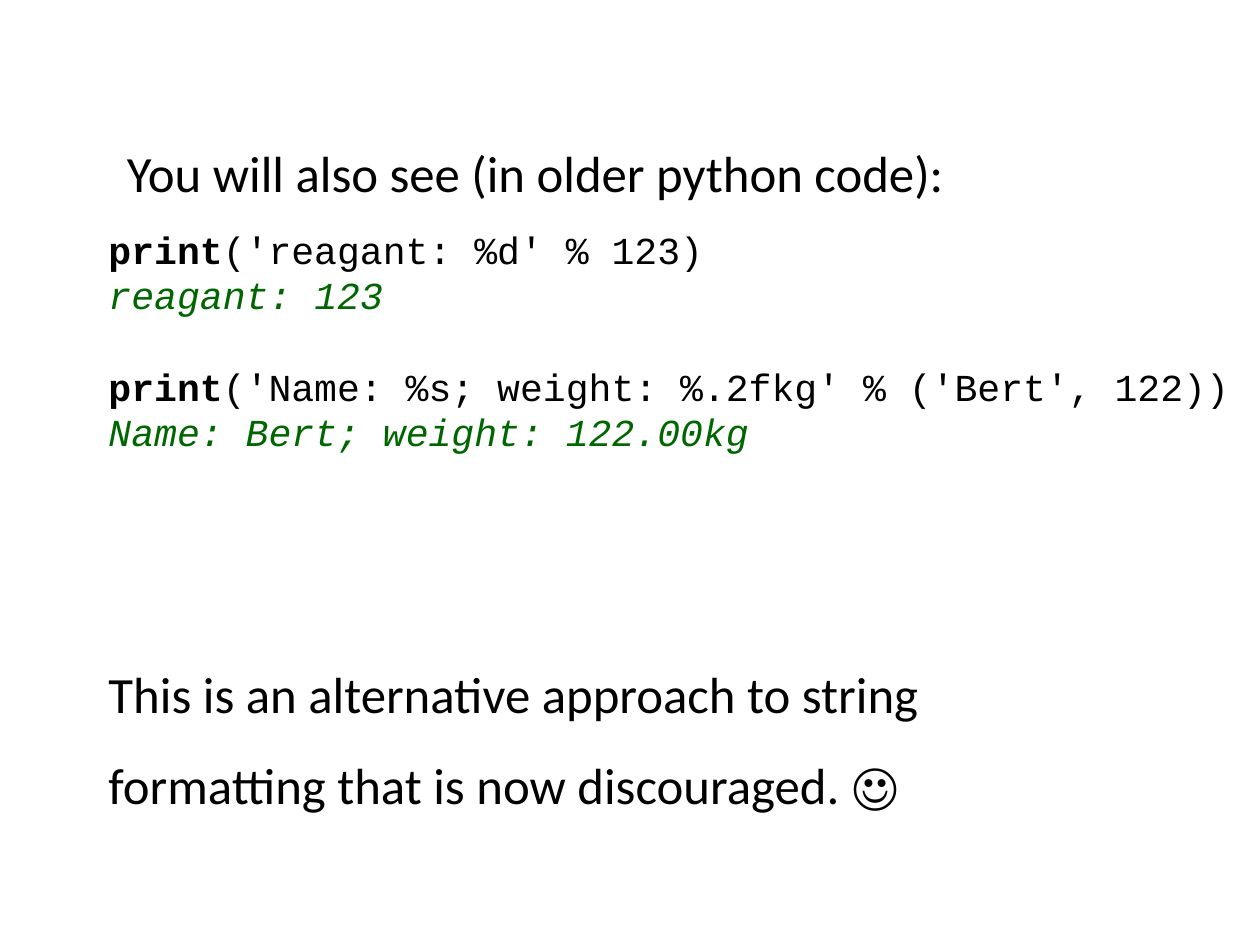
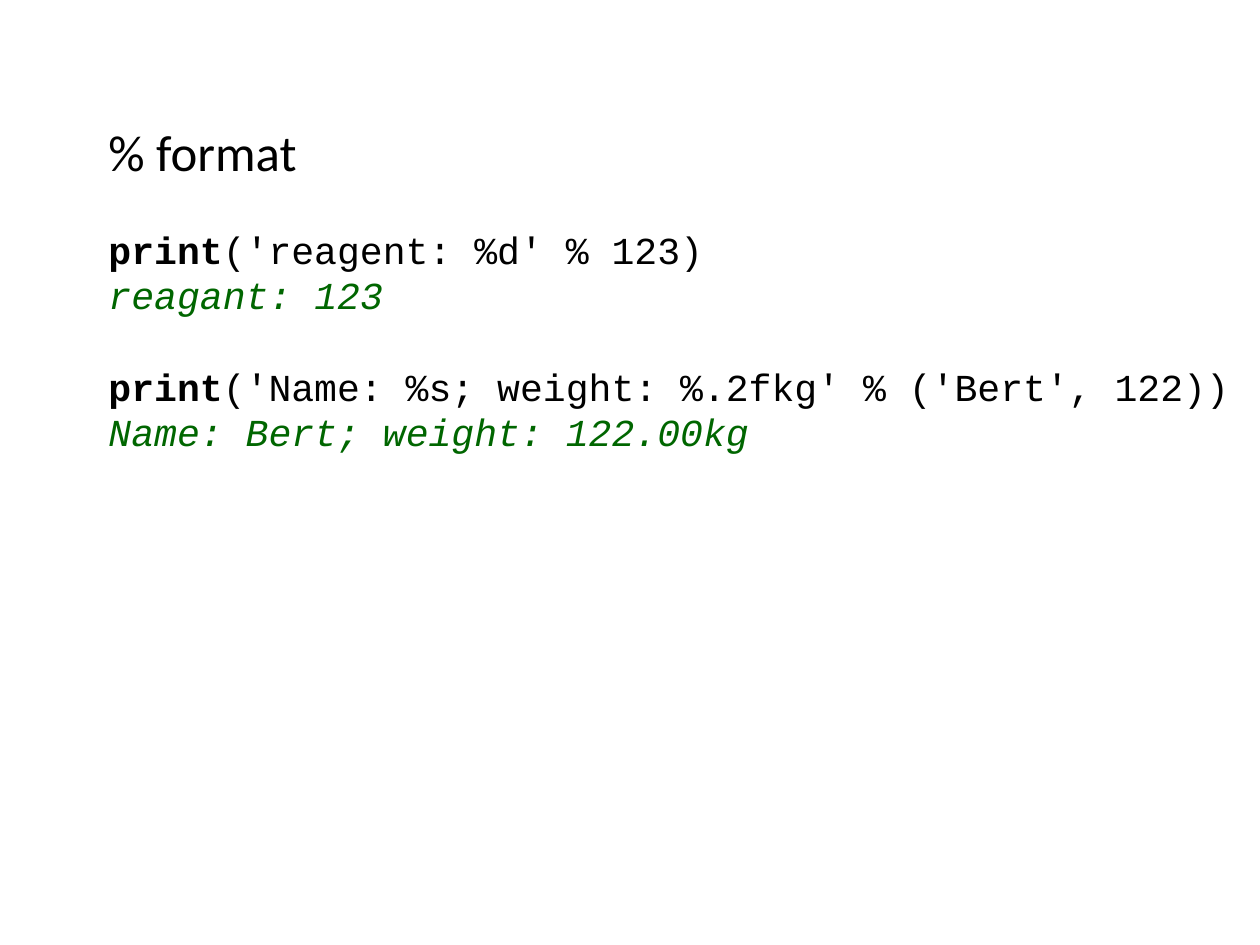
Before and after one commit to ncasuk/ncas-isc, a slide deck: slide 39 of python/presentations/learning_python/12_strings.pptx (slide 35 before the commit). Drawn at 1260x945 pixels with LibreOffice and Linux fonts; fonts in the diff are those of the drawing; background and template pictures are left out. Boxes give left, top, right and bottom in pixels: in the first picture for what was removed or moved away, otherwise in the second. Text is boxed around its words. In the diff, an @@ line names an element or a change of style, - is before the commit and + after.

Commit message:
placing focus on f-strings

```diff
--- a/python/presentations/learning_python/12_strings.pptx
+++ b/python/presentations/learning_python/12_strings.pptx
@@ text added at (156, 136, 296, 172), 32 pt, text #000000 @@
+% format
@@ text removed at (127, 155, 943, 201) @@
-You will also see (in older python code):
@@ text at (108, 236, 703, 272): text changed @@
-print('reagant: %d' % 123)
+print('reagent: %d' % 123)
@@ text removed at (108, 677, 918, 813) @@
-This is an alternative approach to string
-formatting that is now discouraged. ☺
```
Also in this commit, not shown: 2 other slides changed, 10 slides added, 6 slides removed, 1 other file.
